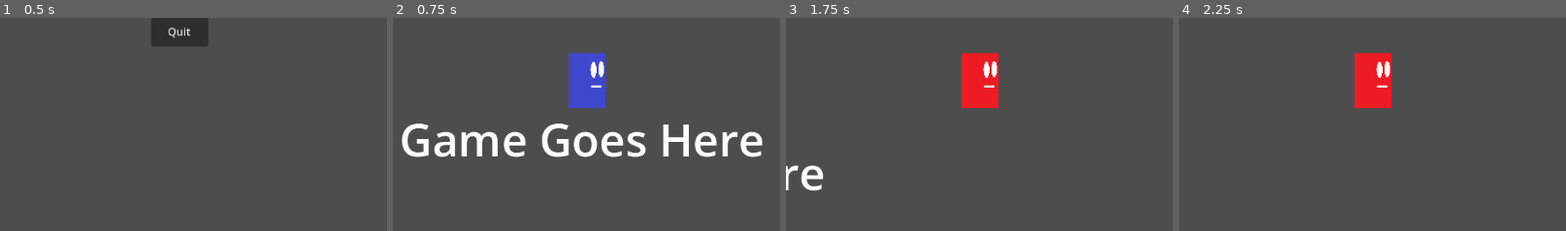
Above: before the commit, frames 1-4 (left to right).
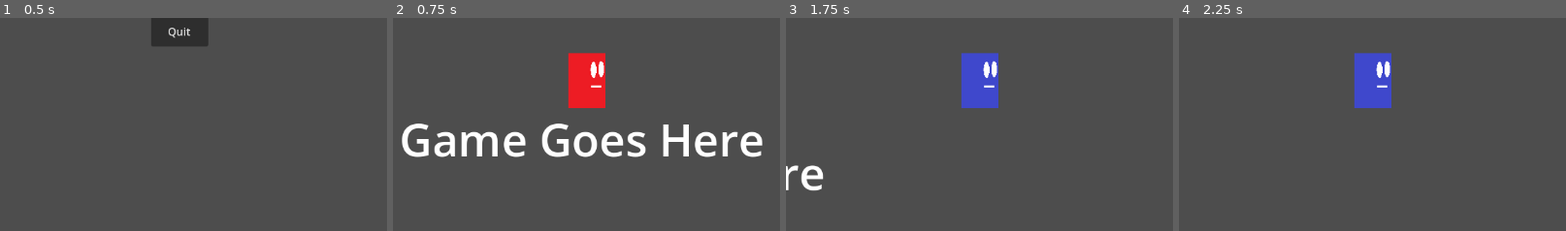
Above: after the commit, the same moments.

Repository: red-star-fighter/Test-Game-Project-2
Game: Godot game, scene res://Main Menu.tscn
Two runs of this game, one before a commit and one after it. Both use one fixed random seed, a clock stepped at 60 frames per second and the inputs below.
Inputs:
- Up to frame 1 (0.5 s): no input
- Up to frame 2 (0.75 s): click "Play" at 0.5 s
- Up to frame 3 (1.75 s): tap Enter at 1.25 s; hold D (moveRight) from 1.28 s (still down); tap Shift (shift) at 1.35 s; tap Space (jump) at 1.52, 1.55 s
- Up to frame 4 (2.25 s): keep holding D (moveRight); tap Space (jump) at 1.82, 2.1 s
The pictures show only the part of the screen within x 26-76%, y 50-100%; the shares and areas given below are measured in that part.

Frame 1 is identical in both runs. In frame 2, 2.4% of the frame differs, in the area x 45-55%, y 16-43%; in frame 3, 2.4%; in frame 4, 2.4%.

Commit message:
Reworked movement and animation system

Diff:
--- a/Player/Player.gd
+++ b/Player/Player.gd
@@ -26,14 +26,22 @@
 		doublej = false
 
 
-	# Handles jump input and player jump animation.
+	# Handles jump input.
 	if Input.is_action_just_pressed("jump") and is_on_floor():
 		velocity.y = JUMP_VELOCITY
-		anim.play("Jump")
 	elif Input.is_action_just_pressed("jump") and not is_on_floor() and doublej == false:
 		velocity.y = JUMP_VELOCITY
+		doublej = true
+	# Handles movement animations.
+	if is_on_floor():
+		if velocity.x or Input.is_action_just_pressed("moveLeft") or Input.is_action_just_pressed("moveRight"):
+			anim.play("Run")
+		else:
+			anim.play("Idle")
+	elif velocity.y >= 0 or Input.is_action_just_pressed("jump"):
 		anim.play("Jump")
-		doublej = true
+	else:
+		anim.play("Fall")
 
 	# Gets the input direction and handles the movement/deceleration.
 	# As good practice, you should replace UI actions with custom gameplay actions.
@@ -48,25 +56,9 @@
 	# Plays animations for player movement.
 	if Input.is_action_just_pressed("shift"):
 		velocity.x = direction * SPEED * 5
-		if velocity.y == 0:
-			anim.play("Run")
-		if velocity.y > 0:
-			anim.play("Fall")
-	elif direction and Input.is_action_pressed("moveLeft")or Input.is_action_pressed("moveRight"):
-		print(velocity.x)
-		if sign(velocity.x) == direction or velocity.x == 0:
-			velocity.x = move_toward(velocity.x, direction*SPEED, delta*SPEED*4)
-		else:
-			velocity.x = move_toward(velocity.x, 0, SPEED*delta*4)
-		if velocity.y == 0:
-			anim.play("Run")
-		if velocity.y > 0:
-			anim.play("Fall")
+	elif Input.is_action_pressed("moveLeft") or Input.is_action_pressed("moveRight") and (sign(velocity.x) == direction or velocity.x == 0):
+		velocity.x = move_toward(velocity.x, direction*SPEED, delta*SPEED*4)
 	else:
 		velocity.x = move_toward(velocity.x, 0, SPEED*delta*4)
-		if velocity.y == 0:
-			anim.play("Idle")
-		if velocity.y > 0:
-			anim.play("Fall")
 
 	move_and_slide()
--- a/Player/Player.tscn
+++ b/Player/Player.tscn
@@ -200,16 +200,16 @@
 [node name="Camera2D" type="Camera2D" parent="."]
 offset = Vector2(0, -140)
 
-[node name="AnimationPlayer" type="AnimationPlayer" parent="."]
-libraries = {
-"": SubResource("AnimationLibrary_6q4ge")
-}
-
-[node name="AnimationTree" type="AnimationTree" parent="."]
-
-[node name="Score" type="Label" parent="."]
+[node name="Score" type="Label" parent="Camera2D"]
 offset_left = -562.0
 offset_top = -450.0
 offset_right = -377.0
 offset_bottom = -353.0
 text = "SCORE: 0"
+
+[node name="AnimationPlayer" type="AnimationPlayer" parent="."]
+libraries = {
+"": SubResource("AnimationLibrary_6q4ge")
+}
+
+[node name="AnimationTree" type="AnimationTree" parent="."]
